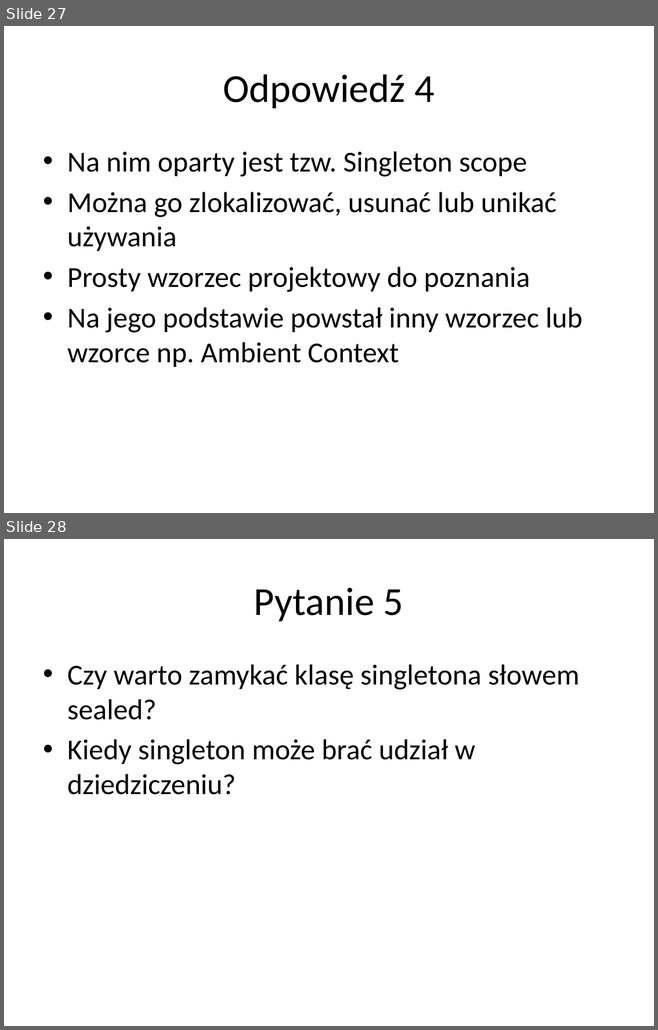
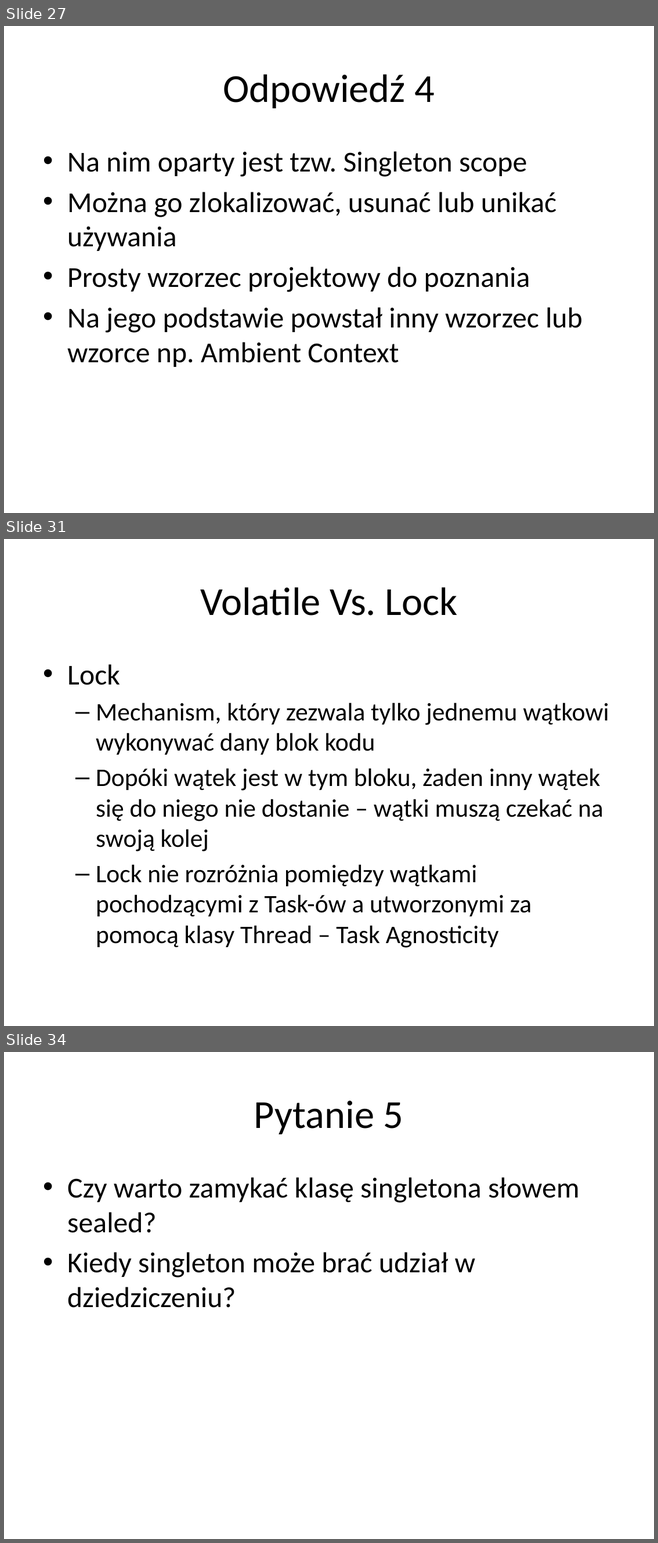
Before and after one commit to vantale/SOLID.DesignPatterns, a slide deck: SOLID.DesignPatterns/Singleton/Singleton - Presentation.pptx. Shown one above the other, each under a label of ours: slides 27 and 28 before the commit, slides 27, 31 and 34 after it; the slides between them are not shown. The pictures are 658x1030 and 658x1543 pixels, drawn with LibreOffice and Linux fonts; fonts in the diff are those of the drawing. Boxes give left, top, right and bottom in pixels: in the first picture for what was removed or moved away, otherwise in the second. Text is boxed around its words. In the diff, an @@ line names an element or a change of style, - is before the commit and + after.

Commit message:
Added slides on Volatie vs Interlocked vs Lock

```diff
--- a/SOLID.DesignPatterns/Singleton/Singleton - Presentation.pptx
+++ b/SOLID.DesignPatterns/Singleton/Singleton - Presentation.pptx
@@ slide 31 added at [4, 539, 654, 1026], background #FFFFFF @@
@@ title added at [200, 587, 458, 616], 44 pt, text #000000 @@
+Volatile Vs. Lock
@@ text added at [67, 664, 608, 948], 28 pt, text #000000 @@
+• Lock
+  – Mechanism, który zezwala tylko jednemu wątkowi wykonywać dany blok kodu
+  – Dopóki wątek jest w tym bloku, żaden inny wątek się do niego nie dostanie – wątki muszą czekać na swoją kolej
+  – Lock nie rozróżnia pomiędzy wątkami pochodzącymi z Task-ów a utworzonymi za pomocą klasy Thread – Task Agnosticity
@@ what was slide 28 is now slide 34 @@
```
Also in this commit, not shown: 7 other slides added.
